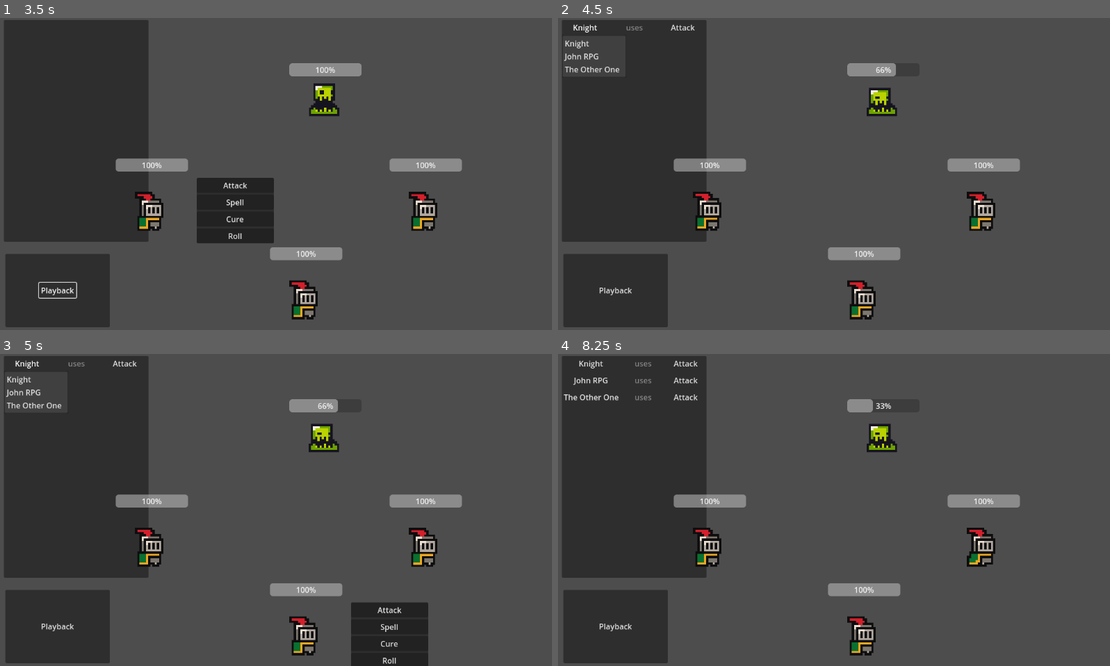
Above: before the commit, frames 1-4 (two rows, left to right).
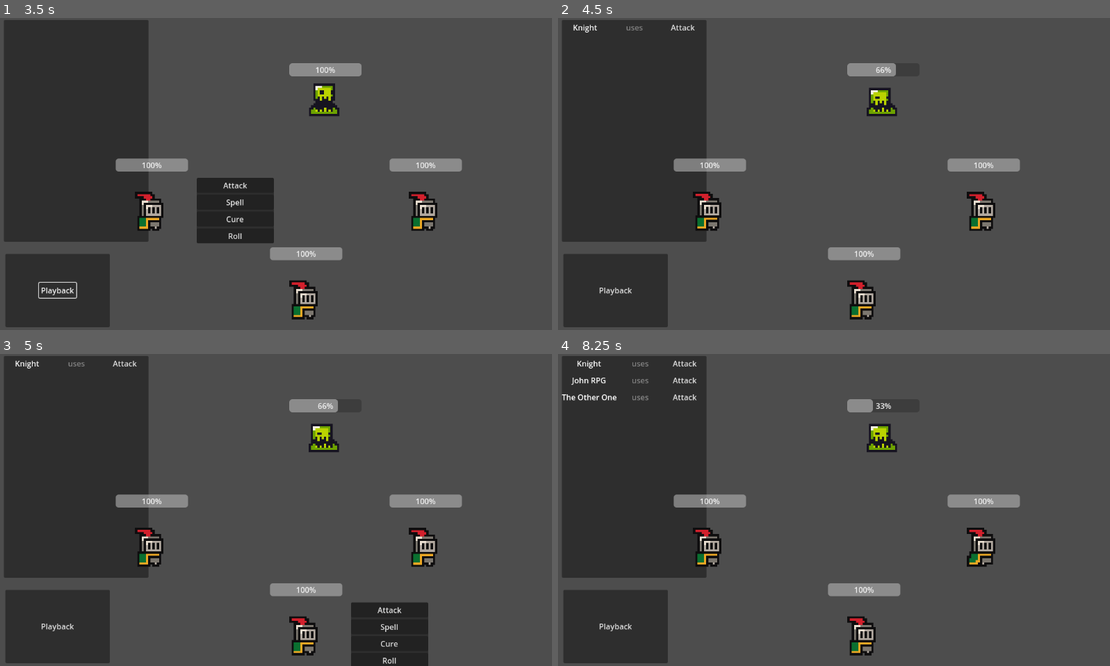
Above: after the commit, the same moments.

Repository: jhobz/rpg-prototype
Game: Godot game, scene res://scenes/game.tscn
The game is run twice, just before and just after one commit, with the same random seed, the same clock (stepped at 60 frames per second) and the same inputs.
Inputs (mouse positions are in pixels of both pictures, inside the frame that each line leads up to):
- Up to frame 1 (3.5 s): click "Playback" at 1.25 s
- Up to frame 2 (4.5 s): click "Attack" at 3.5 s; click (585, 27) at 4.25 s, where only the run before the commit has a clickable "Knight"
- Up to frame 3 (5 s): no input
- Up to frame 4 (8.25 s): click "Attack" at 5 s; click "Attack" at 5.75 s; click "Attack" at 6.5 s; click (585, 378) at 7.25 s, where only the run before the commit has a clickable "John RPG"; click "Attack" at 8 s

Frame 1 is identical in both runs. In frame 2, 0.3% of the frame differs, in the area x 1-12%, y 7-18%; in frame 3, 0.3%; in frame 4, 0.5%, in the area x 0-26%, y 2-15%.

Commit message:
add instruction editing!!!!

Diff:
--- a/scenes/Components/hp_component.gd
+++ b/scenes/Components/hp_component.gd
@@ -11,7 +11,7 @@
     hp = max_hp
 
 func change_hp(amount: int):
-    hp = max(0, hp + amount)
+    hp = min(max_hp, max(0, hp + amount))
     hp_changed.emit(amount, hp)
     if (hp <= 0):
         hp_reached_zero.emit()
--- a/scenes/game.tscn
+++ b/scenes/game.tscn
@@ -172,11 +172,12 @@
 size_flags_stretch_ratio = 5.8
 columns = 3
 
-[node name="SourceBtn" type="MenuButton" parent="Instructions/PanelContainer/ScrollContainer/VBoxContainer/GridContainer"]
+[node name="Source" type="Label" parent="Instructions/PanelContainer/ScrollContainer/VBoxContainer/GridContainer"]
 visible = false
 layout_mode = 2
 size_flags_horizontal = 3
 text = "John"
+horizontal_alignment = 1
 
 [node name="Label" type="Label" parent="Instructions/PanelContainer/ScrollContainer/VBoxContainer/GridContainer"]
 visible = false
@@ -186,7 +187,7 @@
 text = "uses"
 horizontal_alignment = 1
 
-[node name="ActionBtn" type="MenuButton" parent="Instructions/PanelContainer/ScrollContainer/VBoxContainer/GridContainer"]
+[node name="Action" type="MenuButton" parent="Instructions/PanelContainer/ScrollContainer/VBoxContainer/GridContainer"]
 visible = false
 layout_mode = 2
 size_flags_horizontal = 3
--- a/scenes/instructions_ui_manager.gd
+++ b/scenes/instructions_ui_manager.gd
@@ -15,38 +15,33 @@
 	var source_name = instruction.source.char_name
 	var action_name = instruction.action.action_name
 
-	# var source_btn = MenuButton.new()
-	var source_btn = grid.get_node('SourceBtn').duplicate()
-	# var uses_label = Label.new()
+	var source_label = grid.get_node('Source').duplicate()
 	var uses_label = grid.get_node('Label').duplicate()
-	# var action_btn = MenuButton.new()
-	var action_btn = grid.get_node('ActionBtn').duplicate()
-	source_btn.text = source_name
+	var action_btn = grid.get_node('Action').duplicate()
+	source_label.text = source_name
 	uses_label.text = 'uses'
 	action_btn.text = action_name
-	grid.add_child(source_btn)
+	grid.add_child(source_label)
 	grid.add_child(uses_label)
 	grid.add_child(action_btn)
-	source_btn.visible = true
+	source_label.visible = true
 	uses_label.visible = true
 	action_btn.visible = true
-	source_btn.about_to_popup.connect(_on_menu_btn_about_to_popup.bind(source_btn, instruction, 'source'))
-	action_btn.about_to_popup.connect(_on_menu_btn_about_to_popup.bind(action_btn, instruction, 'action'))
+	action_btn.about_to_popup.connect(_on_menu_btn_about_to_popup.bind(action_btn, instruction))
 
-func _on_menu_btn_about_to_popup(btn: MenuButton, instruction: Instruction, type: String) -> void:
-	var popup = btn.get_popup()
-	var gm = Globals.game_manager
+func _on_menu_btn_about_to_popup(btn: MenuButton, instruction: Instruction) -> void:
+	var popup: PopupMenu = btn.get_popup()
 
 	var items = []
+	items.append_array(instruction.source.available_actions.map(func(a): return a.action_name))
 
-	match type:
-		'source':
-			items.append_array(gm.player_characters.map(func(c): return c.char_name))
-		'action':
-			items.append_array(instruction.source.available_actions.map(func(a): return a.action_name))
-		# 'target':
-		# 	items.append_array(gm.player_characters.map(func(c): return c.char_name))
-		# 	items.append('Enemy')
 	popup.clear()
 	for item in items:
 		popup.add_item(item)
+
+	popup.index_pressed.connect(_on_popup_window_index_pressed.bind(instruction, btn))
+
+func _on_popup_window_index_pressed(index: int, instruction: Instruction, btn: MenuButton) -> void:
+	var new_action = instruction.source.available_actions[index]
+	instruction.action = new_action
+	btn.text = new_action.action_name
